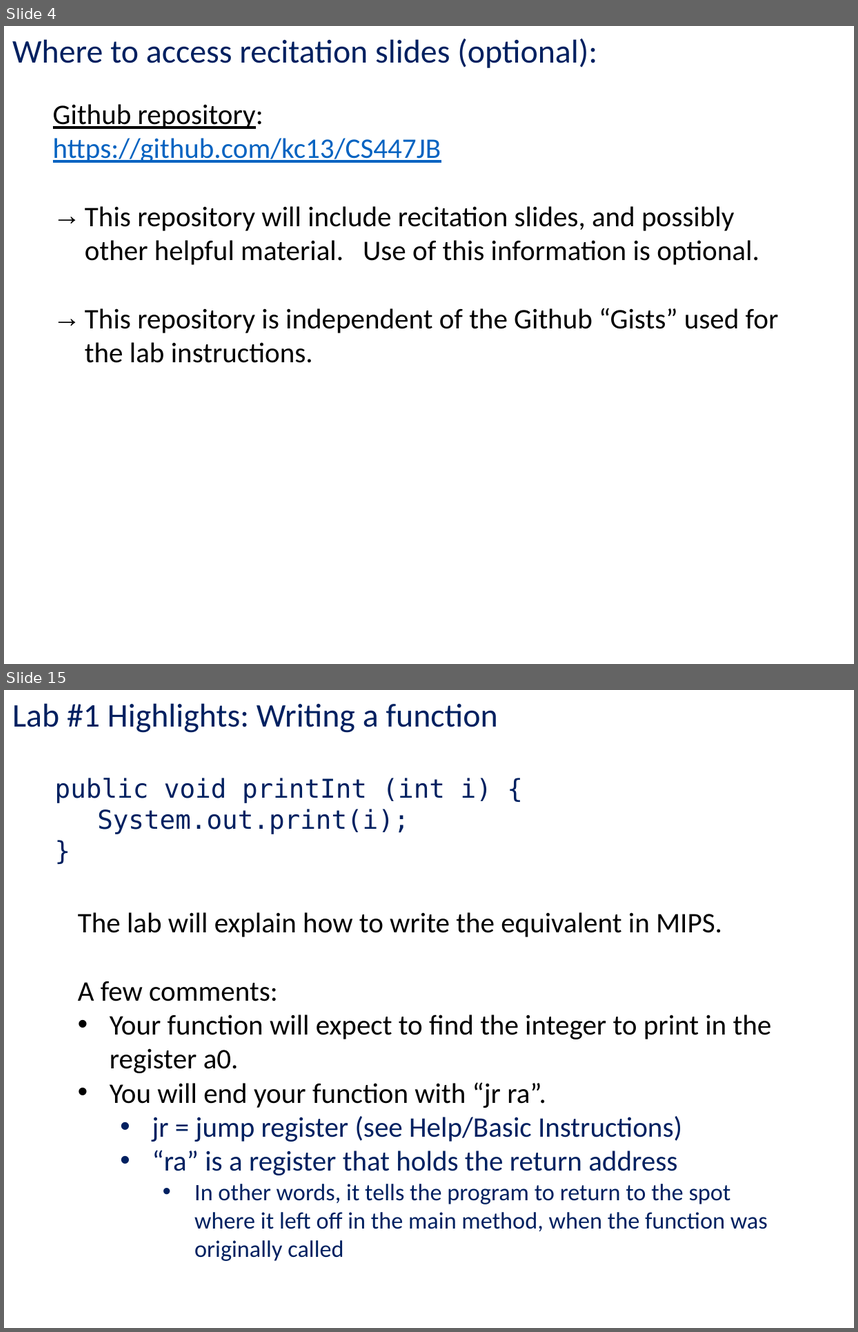
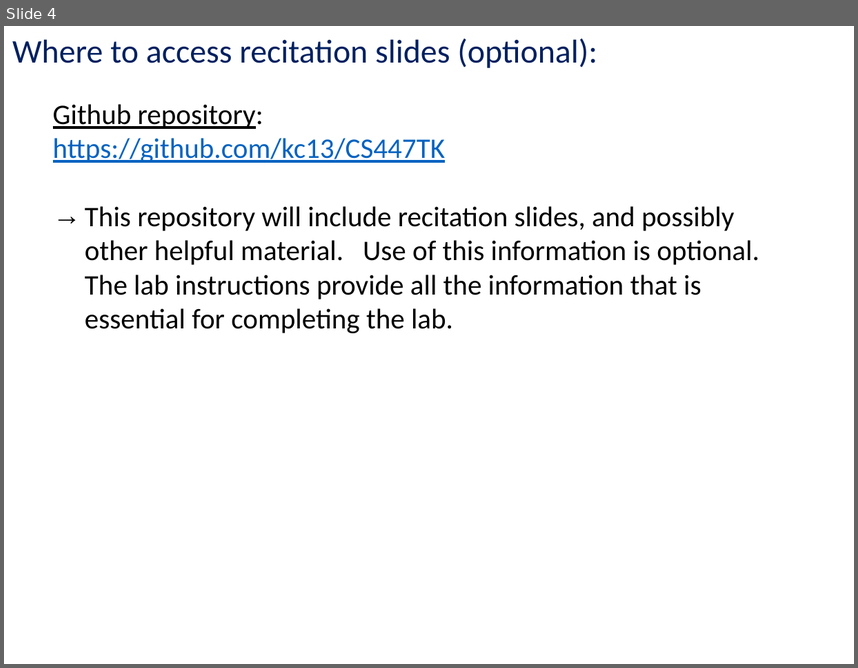
Before and after one commit to kc13/CS447TK, a slide deck: cs447tk_rec1_jan22.pptx. Shown one above the other, each under a label of ours: slides 4 and 15 before the commit, slide 4 after it; the slides between them are not shown. The pictures are 858x1332 and 858x668 pixels, drawn with LibreOffice and Linux fonts; fonts in the diff are those of the drawing. Boxes give left, top, right and bottom in pixels: in the first picture for what was removed or moved away, otherwise in the second. Text is boxed around its words. In the diff, an @@ line names an element or a change of style, - is before the commit and + after.

```diff
--- a/cs447tk_rec1_jan22.pptx
+++ b/cs447tk_rec1_jan22.pptx
@@ slide 15 removed at bbox=[4, 690, 854, 1328], background #FFFFFF @@
@@ text removed at bbox=[12, 703, 498, 733] @@
-Lab #1 Highlights: Writing a function
@@ text removed at bbox=[55, 778, 492, 834] @@
-public void printInt (int i) {
-System.out.print(i);
-}
@@ text removed at bbox=[78, 912, 772, 1261] @@
-The lab will explain how to write the equivalent in MIPS.
-A few comments:
-• Your function will expect to find the integer to print in the register a0.
-• You will end your function with “jr ra”.
-  • jr = jump register (see Help/Basic Instructions)
-  • “ra” is a register that holds the return address
-    • In other words, it tells the program to return to the spot where it left off in the main method, when the function was originally called
@@ slide 4 changed as well @@
@@ text at bbox=[53, 138, 760, 333]: text changed @@
-https://github.com/kc13/CS447JB
-→ This repository will include recitation slides, and possibly other helpful material. Use of this information is optional.
-→ This repository is independent of the Github “Gists” used for the lab instructions.
+https://github.com/kc13/CS447TK
+→ This repository will include recitation slides, and possibly other helpful material. Use of this information is optional. The lab instructions provide all the information that is essential for completing the lab.
```
Also in this commit, not shown: 3 other slides changed, 13 slides added, 12 other slides removed.
